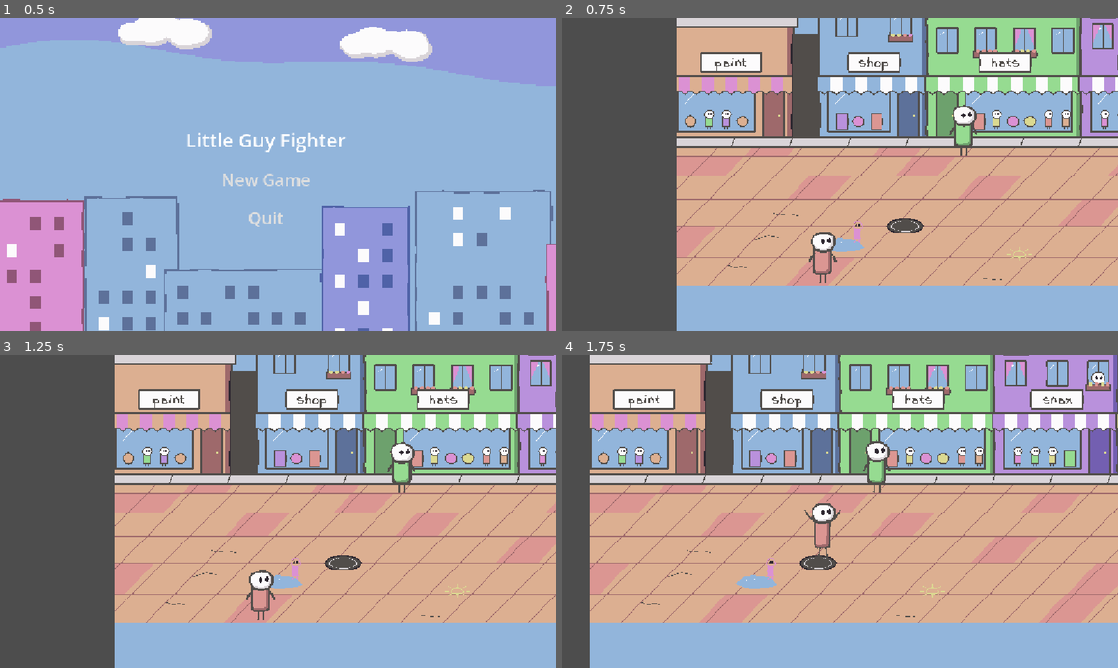
Above: before the commit, frames 1-4 (two rows, left to right).
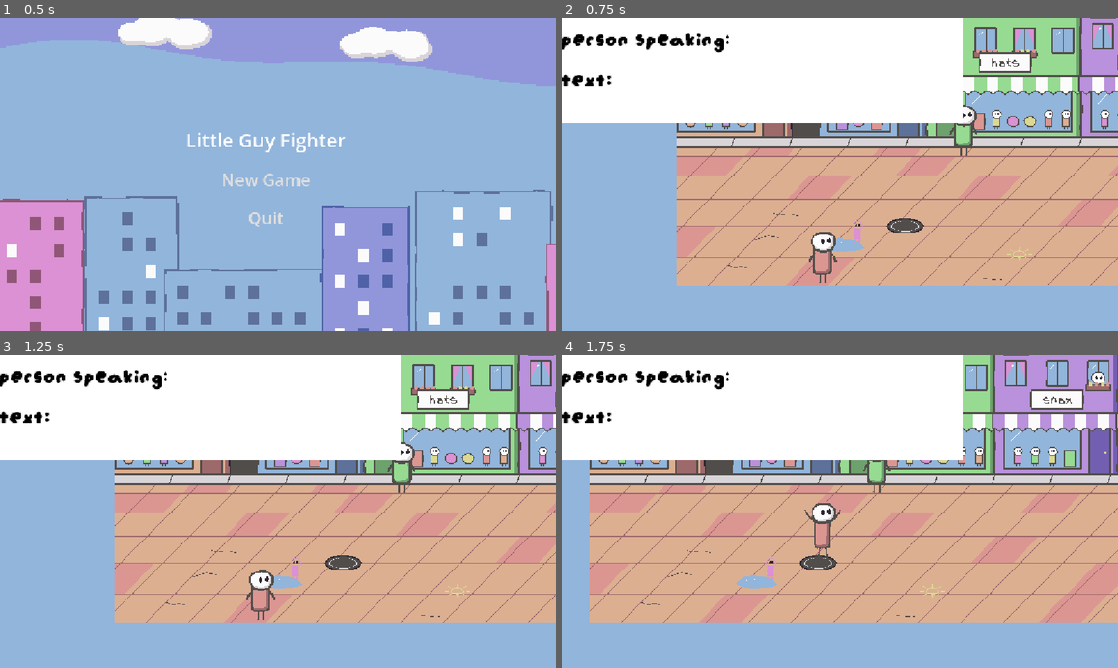
Above: after the commit, the same moments.

Repository: mitchglitchisdabestg/Little-guy-fighter
Game: Godot game, scene res://Scenes/UI/main_menu.tscn
Same seed, same stepped clock (60 frames per second), same inputs: the game is played once before the commit and once after it.
Inputs (mouse positions are in pixels of both pictures, inside the frame that each line leads up to):
- Up to frame 1 (0.5 s): no input
- Up to frame 2 (0.75 s): click "New Game" at 0.5 s
- Up to frame 3 (1.25 s): no input
- Up to frame 4 (1.75 s): move the mouse to (962, 495) at 1.27 s; hold D (Right) from 1.28 s (still down); tap Space (Jump) at 1.52 s

Frame 1 is identical in both runs. In frame 2, 36% of the frame differs, in the area x 0-73%, y 0-100%; in frame 3, 36%; in frame 4, 25%.

Commit message:
did some tweaks

Diff:
--- a/little-guy-st/Scenes/Stuff/portal.tscn
+++ b/little-guy-st/Scenes/Stuff/portal.tscn
@@ -66,6 +66,68 @@
 "speed": 8.0
 }]
 
+[sub_resource type="Animation" id="Animation_lx1xc"]
+resource_name = "Portal_fluctuations"
+length = 5.0
+loop_mode = 1
+tracks/0/type = "value"
+tracks/0/imported = false
+tracks/0/enabled = true
+tracks/0/path = NodePath("AnimatedSprite2D:scale")
+tracks/0/interp = 1
+tracks/0/loop_wrap = true
+tracks/0/keys = {
+"times": PackedFloat32Array(0.100000024, 1.5666667, 2.7666667, 4.2333336),
+"transitions": PackedFloat32Array(1, 1, 1, 1),
+"update": 0,
+"values": [Vector2(1, 1), Vector2(1, 1), Vector2(1, 1), Vector2(1, 1)]
+}
+tracks/1/type = "value"
+tracks/1/imported = false
+tracks/1/enabled = true
+tracks/1/path = NodePath(".:scale")
+tracks/1/interp = 1
+tracks/1/loop_wrap = true
+tracks/1/keys = {
+"times": PackedFloat32Array(0.100000024, 1.5666667, 2.7666667, 4.2333336),
+"transitions": PackedFloat32Array(1, 1, 1, 1),
+"update": 0,
+"values": [Vector2(1, 1), Vector2(1.4000007, 1.4000007), Vector2(1, 1), Vector2(1.4000007, 1.4000007)]
+}
+
+[sub_resource type="Animation" id="Animation_kvrnr"]
+length = 0.001
+tracks/0/type = "value"
+tracks/0/imported = false
+tracks/0/enabled = true
+tracks/0/path = NodePath("AnimatedSprite2D:scale")
+tracks/0/interp = 1
+tracks/0/loop_wrap = true
+tracks/0/keys = {
+"times": PackedFloat32Array(0),
+"transitions": PackedFloat32Array(1),
+"update": 0,
+"values": [Vector2(1, 1)]
+}
+tracks/1/type = "value"
+tracks/1/imported = false
+tracks/1/enabled = true
+tracks/1/path = NodePath(".:scale")
+tracks/1/interp = 1
+tracks/1/loop_wrap = true
+tracks/1/keys = {
+"times": PackedFloat32Array(0),
+"transitions": PackedFloat32Array(1),
+"update": 0,
+"values": [Vector2(1, 1)]
+}
+
+[sub_resource type="AnimationLibrary" id="AnimationLibrary_kvrnr"]
+_data = {
+&"Portal_fluctuations": SubResource("Animation_lx1xc"),
+&"RESET": SubResource("Animation_kvrnr")
+}
+
 [node name="Portal" type="Node2D" unique_id=726327491]
 
 [node name="AnimatedSprite2D" type="AnimatedSprite2D" parent="." unique_id=1694053307]
@@ -73,3 +135,7 @@
 animation = &"Swirl"
 autoplay = "Swirl"
 frame_progress = 0.68559855
+
+[node name="AnimationPlayer" type="AnimationPlayer" parent="." unique_id=572299576]
+libraries/ = SubResource("AnimationLibrary_kvrnr")
+autoplay = &"Portal_fluctuations"
--- a/little-guy-st/Scenes/UI/Dialouge/dialougebase.tscn
+++ b/little-guy-st/Scenes/UI/Dialouge/dialougebase.tscn
@@ -10,11 +10,6 @@
 grow_horizontal = 2
 grow_vertical = 2
 
-[node name="ColorRect" type="ColorRect" parent="." unique_id=80942062]
-layout_mode = 0
-offset_right = 1000.0
-offset_bottom = 150.0
-
 [node name="MarginContainer" type="MarginContainer" parent="." unique_id=1904547146]
 layout_mode = 1
 anchors_preset = 5
@@ -22,11 +17,14 @@
 anchor_right = 0.5
 offset_left = -630.0
 offset_top = -41.0
-offset_right = -238.0
+offset_right = 70.0
 offset_bottom = 236.0
 grow_horizontal = 2
 theme_override_constants/margin_left = 64
 theme_override_constants/margin_bottom = 64
+
+[node name="ColorRect" type="ColorRect" parent="MarginContainer" unique_id=80942062]
+layout_mode = 2
 
 [node name="VBoxContainer" type="VBoxContainer" parent="MarginContainer" unique_id=1850306536]
 layout_mode = 2
--- /dev/null
+++ b/little-guy-st/Scenes/UI/Dialouge/tutorial_dialouge.tscn
@@ -0,0 +1,15 @@
+[gd_scene format=3 uid="uid://dy02sxmejmsuw"]
+
+[ext_resource type="PackedScene" uid="uid://x1fmf2hf2fs7" path="res://Scenes/UI/Dialouge/dialougebase.tscn" id="1_khqgk"]
+
+[node name="Tutorial dialouge" type="Control" unique_id=1400729136]
+layout_mode = 3
+anchors_preset = 15
+anchor_right = 1.0
+anchor_bottom = 1.0
+grow_horizontal = 2
+grow_vertical = 2
+
+[node name="dialouge" parent="." unique_id=1220094107 instance=ExtResource("1_khqgk")]
+layout_mode = 1
+scale = Vector2(1, 0.9722222)
--- a/little-guy-st/Scenes/World/world.tscn
+++ b/little-guy-st/Scenes/World/world.tscn
@@ -8,11 +8,15 @@
 [ext_resource type="PackedScene" uid="uid://dpeo1ush00epl" path="res://Scenes/Stuff/portal.tscn" id="3_7staa"]
 [ext_resource type="PackedScene" uid="uid://qdp040wxkin2" path="res://Scenes/Enemys/smudge.tscn" id="4_vadfg"]
 [ext_resource type="PackedScene" uid="uid://bk7hlfbklvckm" path="res://Scenes/NPCS/Green NPC.tscn" id="8_fcotr"]
+[ext_resource type="PackedScene" uid="uid://dy02sxmejmsuw" path="res://Scenes/UI/Dialouge/tutorial_dialouge.tscn" id="9_y0d6x"]
 
 [sub_resource type="WorldBoundaryShape2D" id="WorldBoundaryShape2D_pp5cw"]
 
 [sub_resource type="RectangleShape2D" id="RectangleShape2D_fcotr"]
 size = Vector2(4464, 121)
+
+[sub_resource type="RectangleShape2D" id="RectangleShape2D_y0d6x"]
+size = Vector2(124, 323)
 
 [sub_resource type="Animation" id="Animation_l1hd3"]
 length = 0.001
@@ -54,7 +58,7 @@
 
 [node name="Tutorial" type="Node2D" unique_id=1436687875]
 
-[node name="TextureRect3" type="TextureRect" parent="." unique_id=1973355136]
+[node name="sky 2" type="TextureRect" parent="." unique_id=1973355136]
 offset_left = 2174.0002
 offset_top = -496.0
 offset_right = 4785.3457
@@ -63,7 +67,16 @@
 texture = ExtResource("1_adcqc")
 expand_mode = 1
 
-[node name="TextureRect2" type="TextureRect" parent="." unique_id=1879447480]
+[node name="Sky 2" type="TextureRect" parent="." unique_id=1201626675]
+offset_left = -2006.0
+offset_top = -512.0
+offset_right = 605.3457
+offset_bottom = -315.7202
+scale = Vector2(0.99884075, 3.6525729)
+texture = ExtResource("1_adcqc")
+expand_mode = 1
+
+[node name="Sky 1" type="TextureRect" parent="." unique_id=1879447480]
 offset_left = -425.0
 offset_top = -505.0
 offset_right = 2186.3457
@@ -72,7 +85,7 @@
 texture = ExtResource("1_adcqc")
 expand_mode = 1
 
-[node name="TextureRect" type="TextureRect" parent="." unique_id=1735593947]
+[node name="Main" type="TextureRect" parent="." unique_id=1735593947]
 offset_left = -425.0
 offset_top = -361.0
 offset_right = 4055.0
@@ -85,9 +98,17 @@
 [node name="CollisionShape2D" type="CollisionShape2D" parent="Level boundrays" unique_id=1412799898]
 shape = SubResource("WorldBoundaryShape2D_pp5cw")
 
-[node name="CollisionShape2D2" type="CollisionShape2D" parent="Level boundrays" unique_id=1239753375]
+[node name="CollisionShape2D3" type="CollisionShape2D" parent="Level boundrays" unique_id=1943065113]
 position = Vector2(1808, -258)
 shape = SubResource("RectangleShape2D_fcotr")
+
+[node name="CollisionShape2D4" type="CollisionShape2D" parent="Level boundrays" unique_id=693681811]
+position = Vector2(-447, -154.5)
+shape = SubResource("RectangleShape2D_y0d6x")
+
+[node name="CollisionShape2D5" type="CollisionShape2D" parent="Level boundrays" unique_id=810764516]
+position = Vector2(4476, -166)
+shape = SubResource("RectangleShape2D_y0d6x")
 
 [node name="Stuff" type="Node2D" parent="." unique_id=773335714]
 
@@ -95,7 +116,7 @@
 position = Vector2(-128, -172)
 
 [node name="Portal" parent="Stuff" unique_id=726327491 instance=ExtResource("3_7staa")]
-position = Vector2(4001, -95)
+position = Vector2(3986.9998, -99)
 
 [node name="Placeholder" type="Sprite2D" parent="Stuff" unique_id=171453269]
 position = Vector2(-275, 122)
@@ -108,6 +129,7 @@
 
 [node name="AnimationPlayer" type="AnimationPlayer" parent="Stuff/Enemys/Sludge" unique_id=818880452]
 libraries/ = SubResource("AnimationLibrary_l1hd3")
+autoplay = &"RESET"
 
 [node name="Player" parent="." unique_id=862921158 instance=ExtResource("1_t1gg8")]
 position = Vector2(-276, -171)
@@ -124,3 +146,10 @@
 zoom = Vector2(2, 2)
 limit_smoothed = true
 position_smoothing_speed = 10.0
+
+[node name="Tutorial dialouge" parent="Player" unique_id=1400729136 instance=ExtResource("9_y0d6x")]
+offset_left = 102.0
+offset_top = -242.0
+offset_right = 102.0
+offset_bottom = -242.0
+scale = Vector2(0.65474534, 0.6170839)
